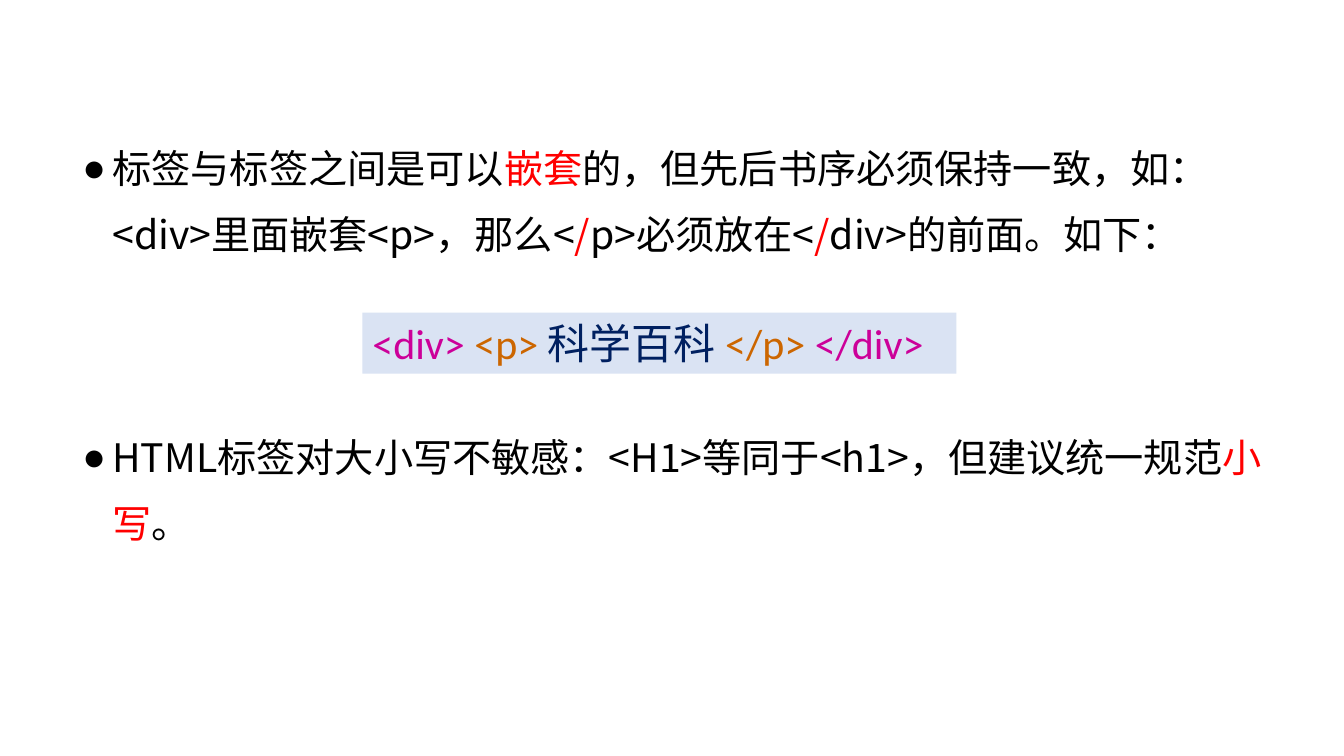
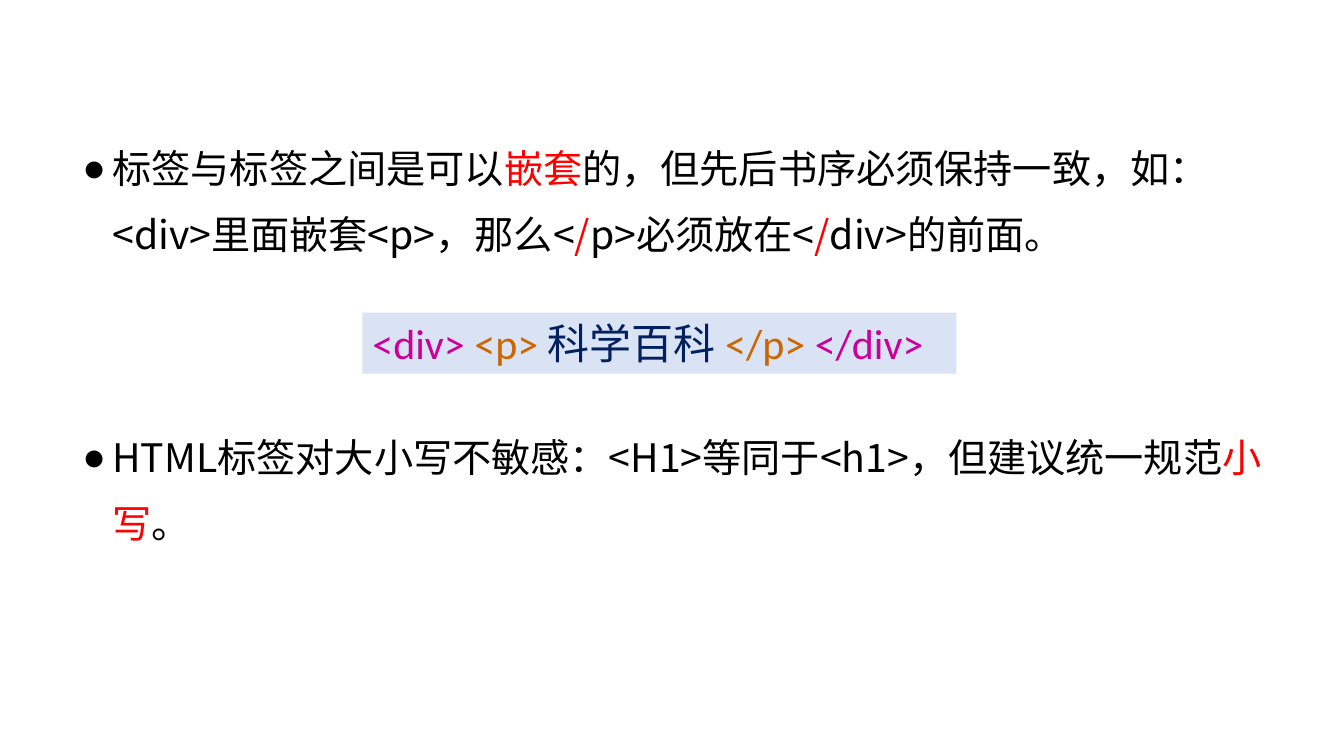
Before and after one commit to liujinmenghaoren/course-web1, a slide deck: slide 16 of materials/slides/ch02-htmlBasic1.pptx. Drawn at 1344x756 pixels with LibreOffice and Linux fonts; fonts in the diff are those of the drawing; background and template pictures are left out. Boxes give left, top, right and bottom in pixels: in the first picture for what was removed or moved away, otherwise in the second. Text is boxed around its words. In the diff, an @@ line names an element or a change of style, - is before the commit and + after.

Commit message:
modify some ppt

```diff
--- a/materials/slides/ch02-htmlBasic1.pptx
+++ b/materials/slides/ch02-htmlBasic1.pptx
@@ text at [112, 150, 1208, 258]: text changed @@
-● 标签与标签之间是可以嵌套的，但先后书序必须保持一致，如：<div>里面嵌套<p>，那么</p>必须放在</div>的前面。如下：
+● 标签与标签之间是可以嵌套的，但先后书序必须保持一致，如：<div>里面嵌套<p>，那么</p>必须放在</div>的前面。
```
Also in this commit, not shown: 15 other slides changed, 3 other files.
